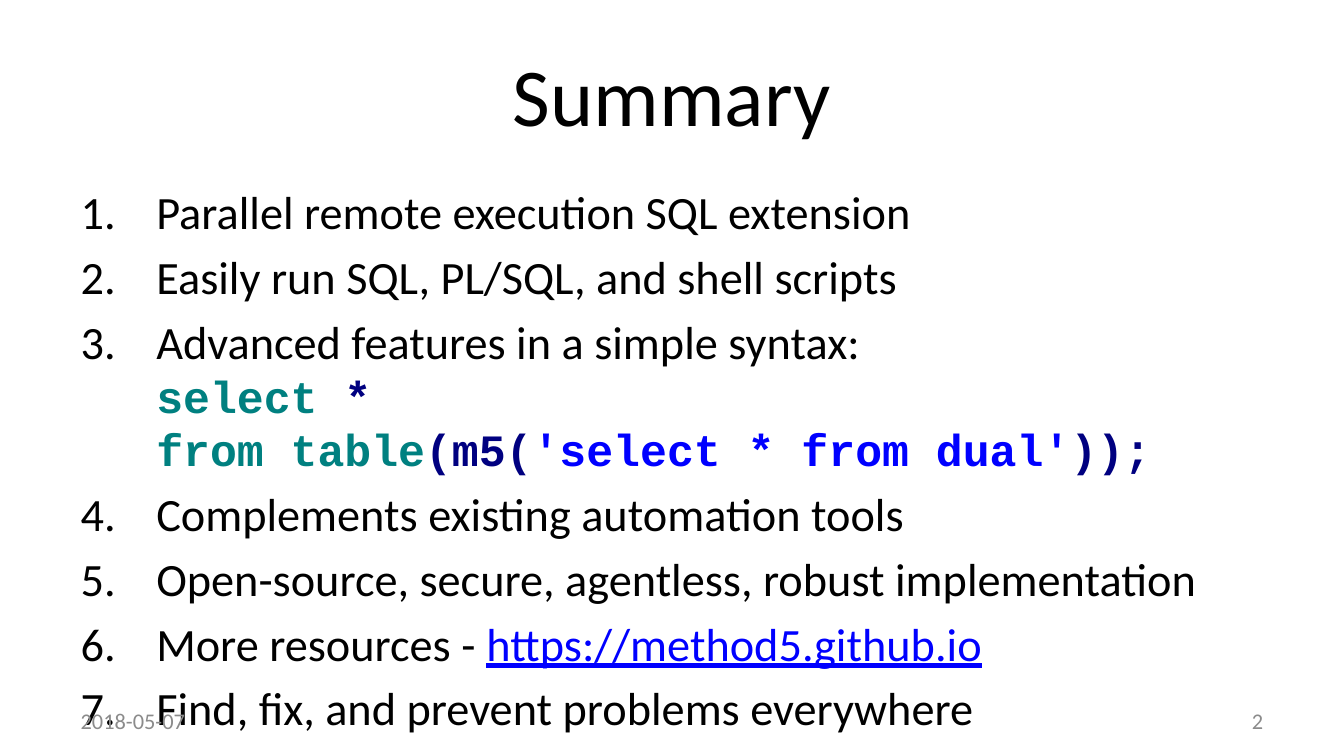
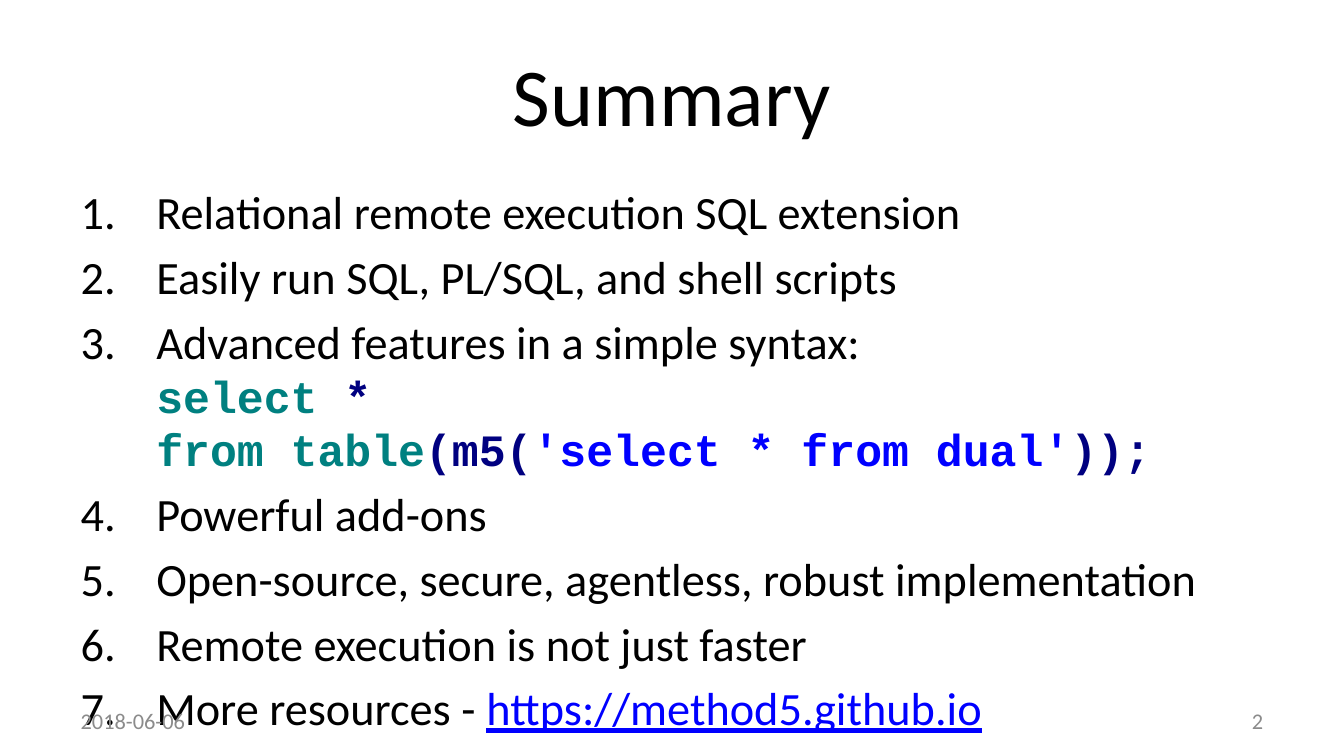
Before and after one commit to method5/method5.github.io, a slide deck: slide 2 of presentations/Method5.pptx. Drawn at 1344x756 pixels with LibreOffice and Linux fonts; fonts in the diff are those of the drawing; background and template pictures are left out. Boxes give left, top, right and bottom in pixels: in the first picture for what was removed or moved away, otherwise in the second. Text is boxed around its words. In the diff, an @@ line names an element or a change of style, - is before the commit and + after.

```diff
--- a/presentations/Method5.pptx
+++ b/presentations/Method5.pptx
@@ text at (156, 197, 960, 235): text changed @@
-1. Parallel remote execution SQL extension
+1. Relational remote execution SQL extension
@@ text at (156, 499, 487, 532): text changed @@
-4. Complements existing automation tools
+4. Powerful add-ons
@@ text at (156, 629, 806, 669): paragraph added @@
+6. Remote execution is not just faster
@@ text at (81, 710, 185, 729): text changed @@
-2018-05-07
+2018-06-06
@@ text at (156, 693, 973, 733): paragraph removed @@
-7. Find, fix, and prevent problems everywhere
```
Also in this commit, not shown: 23 other slides changed, 1 slide added, 1 slide removed.
